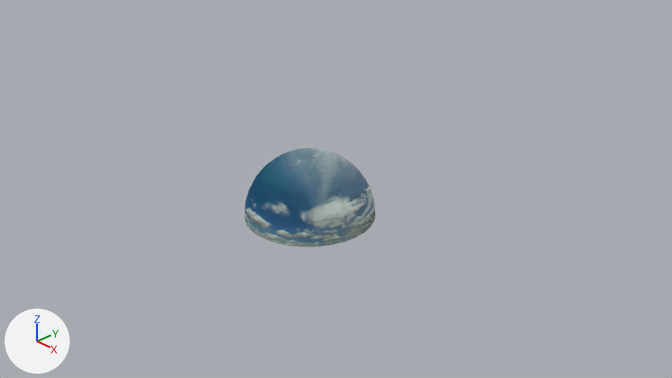
The Blender file icy-world/skydome.blend: old version first, new version second.
Both versions are drawn from the file's camera 'Camera'. Lighting does not change. The marker at lower left points along +X, +Y and +Z.
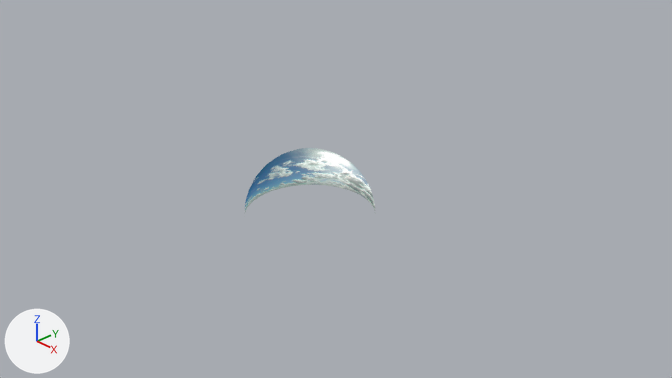
Location of each change, [x1, y1, x2, y2] in pixels of the pictures (672 x 378 px):
'Sphere', recoloured: [245, 148, 375, 247] in both

Patch to the scene script:
```diff
--- a/icy-world/skydome.blend.py
+++ b/icy-world/skydome.blend.py
@@ mat_philo_sky @@
 mat_philo_sky = bpy.data.materials.new('philo sky')
-# nodes: BsdfPrincipled, OutputMaterial, TexImage
+# nodes: BsdfTransparent, Emission, MixShader, NewGeometry, OutputMaterial, TexImage
 # uses the picture img_philo_sky1_2k_jpg
```
